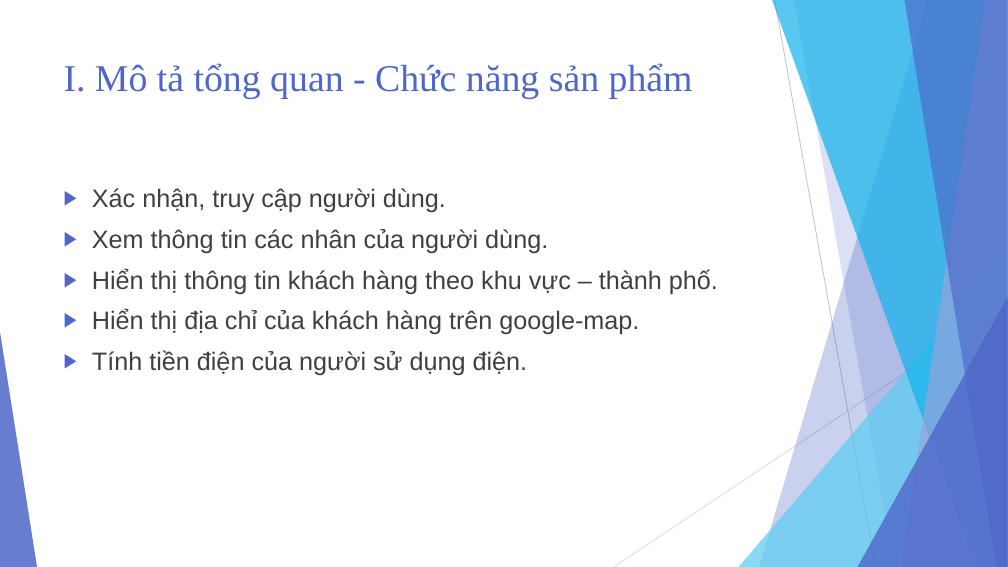
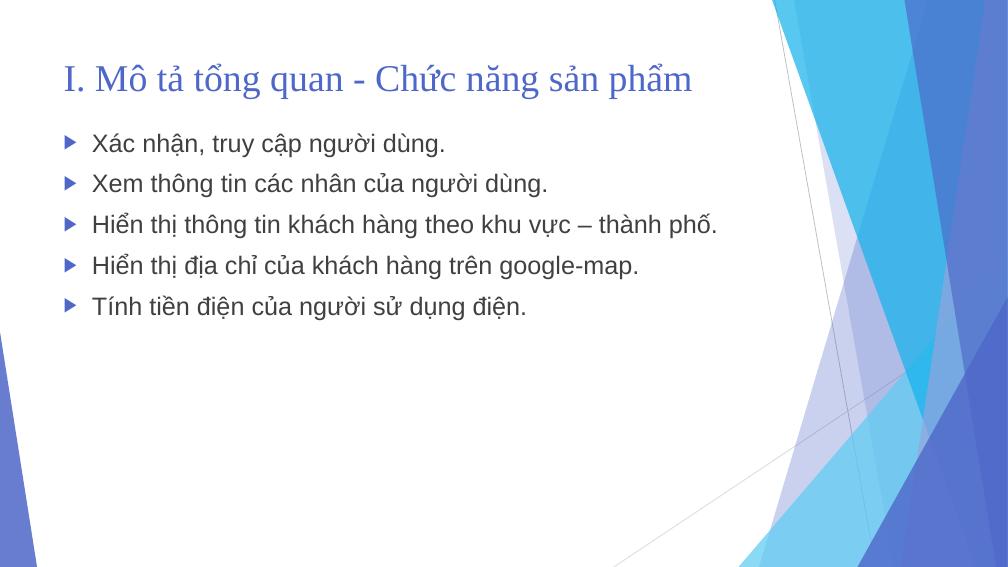
Before and after one commit to TMTAI/Android, a slide deck: slide 4 of Presentation-LuanVan.pptx. Drawn at 1008x567 pixels with LibreOffice and Linux fonts; fonts in the diff are those of the drawing. Boxes give left, top, right and bottom in pixels: in the first picture for what was removed or moved away, otherwise in the second. Text is boxed around its words. In the diff, an @@ line names an element or a change of style, - is before the commit and + after.

```diff
--- a/Presentation-LuanVan.pptx
+++ b/Presentation-LuanVan.pptx
@@ text "Xác nhận, truy cập người ...": place and size @@
-text "Xác nhận, truy cập người ..." at (92, 188, 718, 376)
+text "Xác nhận, truy cập người ..." at (92, 133, 718, 320)
```
Also in this commit, not shown: 4 other slides changed, 3 slides added, 1 other file.
